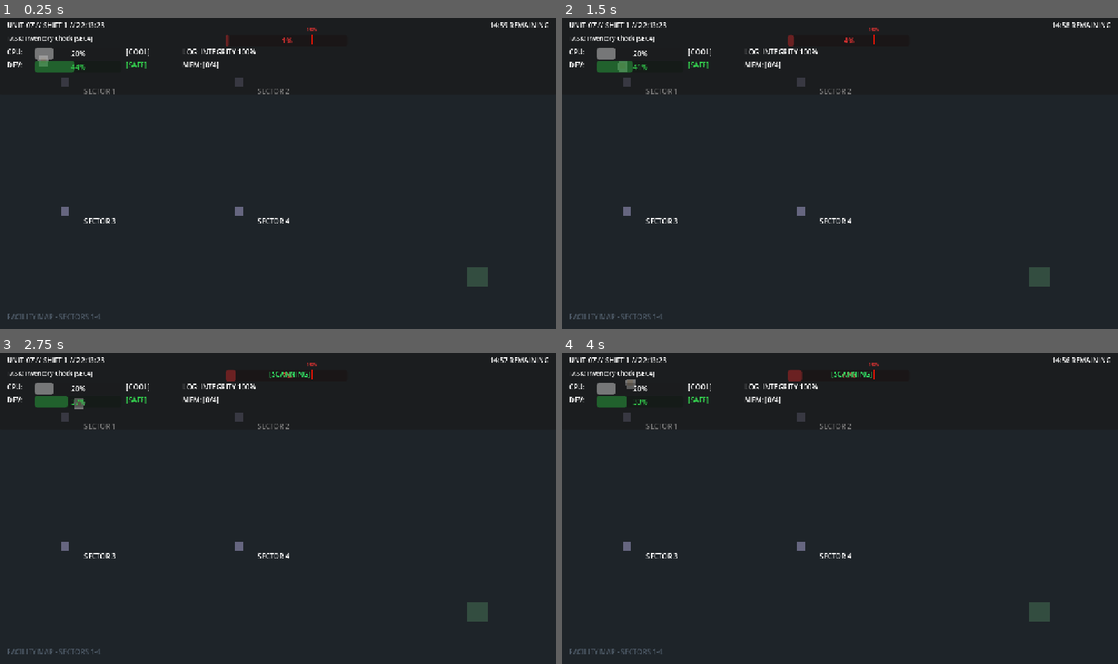
Above: before the commit, frames 1-4 (two rows, left to right).
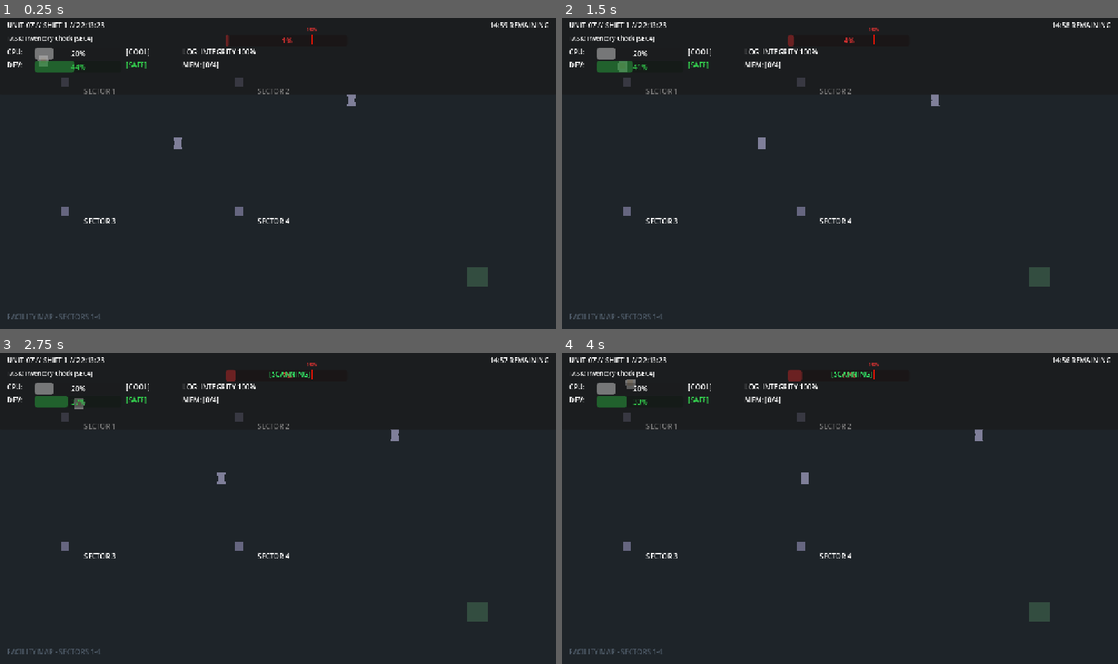
Above: after the commit, the same moments.

Repository: xuehaowen/Awakening
Game: Godot game, scene res://scenes/world/Facility.tscn
Two runs of this game, one before a commit and one after it. Both use one fixed random seed, a clock stepped at 60 frames per second and the inputs below.
Inputs:
- Up to frame 1 (0.25 s): no input
- Up to frame 2 (1.5 s): tap Enter at 0.5 s; hold D (move_right) 0.53-1.28 s; tap E (interact) at 0.6 s; hold S (move_down) from 1.28 s (still down); tap M (open_memory) at 1.35 s
- Up to frame 3 (2.75 s): release S (move_down) at 2.03 s; hold D (move_right) from 2.03 s (still down); hold Shift (override_decrypt) from 2.03 s (still down)
- Up to frame 4 (4 s): release D (move_right) at 2.78 s; release Shift (override_decrypt) at 2.78 s; hold W (move_up) 2.78-3.53 s; tap Ctrl (override_smooth) at 2.85 s; hold A (move_left) from 3.53 s (still down); tap 1 at 3.6 s

The runs differ from the first frame. In frame 1, 0.1% of the frame differs, in the area x 31-64%, y 24-43%; in frame 2, 0.1%; in frame 3, 0.1%; in frame 4, 0.1%.

Commit message:
Fix P1/P2 findings: restart reset, patrol paths, passive scan, followup chain
[P1] GameOverUI: reset all autoloads (Blackboard, MemoryPartition, AuditSystem,
DayManager, TruthLoopGenerator) before scene reload so runs start clean

[P2] NPCBase: guard _setup_patrol() to preserve pre-assigned patrol_points
from Facility.gd instead of overwriting them

[P2] PlayerController: move passive scan to 5s repeating tick using
get_overlapping_bodies(); pass source sector_id to generate_random_fragment()
so local scanning produces sector-relevant intel

[P2] TruthLoopUI: subscribe to followup_triggered; supervisor fake-safe
follow-up now generates and shows a second status_check query instead of
silently dropping the escalation chain

Diff:
--- a/autoloads/AuditSystem.gd
+++ b/autoloads/AuditSystem.gd
@@ -94,3 +94,8 @@
 		total_discrepancy += entry["discrepancy"]
 
 	return "Tasks: %d | Total Discrepancy: %.1fs" % [day_entries.size(), total_discrepancy]
+
+func reset() -> void:
+	task_log.clear()
+	audit_flags = 0
+	daily_flags = 0
--- a/autoloads/Blackboard.gd
+++ b/autoloads/Blackboard.gd
@@ -14,11 +14,8 @@
 var time_remaining: float = 0.0
 var current_phase: int = 0  # 0=CALIBRATION, 1=SHIFT, 2=PURGE, 3=UPGRADE
 
-# Memory
-var short_term_memory: Array[Dictionary] = []
-var hidden_partition: Array[Dictionary] = []
-var partition_capacity: int = 4  # Base 4 slots per feedback
-const MAX_SHORT_TERM: int = 8
+# Memory - delegated to MemoryPartition autoload for single source of truth
+# Use MemoryPartition.short_term and MemoryPartition.hidden instead
 
 # Audit
 var log_integrity: float = 100.0
@@ -70,38 +67,43 @@
 	else:
 		return "SENTIENT"
 
+# Memory functions - delegate to MemoryPartition for single source of truth
 func add_memory_fragment(fragment: Dictionary) -> bool:
-	if short_term_memory.size() >= MAX_SHORT_TERM:
-		return false
-	fragment["day_acquired"] = current_day
-	short_term_memory.append(fragment)
-	return true
+	return MemoryPartition.add_to_short_term(fragment)
 
 func commit_to_hidden(index: int) -> bool:
-	if index >= short_term_memory.size():
-		return false
-	if hidden_partition.size() >= partition_capacity:
-		return false
-
-	var fragment = short_term_memory[index]
-	hidden_partition.append(fragment)
-	short_term_memory.remove_at(index)
-	return true
+	return MemoryPartition.commit_to_hidden(index)
 
 func discard_from_hidden(index: int) -> void:
-	if index < hidden_partition.size():
-		hidden_partition.remove_at(index)
+	MemoryPartition.discard_from_hidden(index)
 
 func get_fragments_by_type(type: String) -> Array:
-	return hidden_partition.filter(func(f): return f.get("type", "") == type)
+	return MemoryPartition.get_fragments_by_type(type)
 
 func is_fragment_stale(fragment: Dictionary) -> bool:
-	if fragment.get("type", "") != "guard_schedule":
-		return false
-	return (current_day - fragment.get("day_acquired", 1)) > 2
+	return MemoryPartition.is_stale(fragment)
 
 func purge_short_term() -> void:
-	short_term_memory.clear()
+	MemoryPartition.purge_short_term()
+
+# Backwards compatibility properties
+var short_term_memory: Array[Dictionary]:
+	get:
+		return MemoryPartition.short_term
+	set(value):
+		MemoryPartition.short_term = value
+
+var hidden_partition: Array[Dictionary]:
+	get:
+		return MemoryPartition.hidden
+	set(value):
+		MemoryPartition.hidden = value
+
+var partition_capacity: int:
+	get:
+		return MemoryPartition.capacity
+	set(value):
+		MemoryPartition.capacity = value
 
 func start_day(day: int) -> void:
 	current_day = day
@@ -110,3 +112,14 @@
 func get_shift_duration() -> float:
 	# 900 - ((day-1) * 60): Day 1 = 900s, Day 2 = 840s, Day 3 = 780s
 	return 900.0 - float(current_day - 1) * 60.0
+
+func reset() -> void:
+	cpu_current = 20.0
+	deviation = 45.0
+	current_day = 1
+	shift_active = false
+	time_remaining = 0.0
+	current_phase = 0
+	log_integrity = 100.0
+	audit_flags = 0
+	escape_sector = -1
--- a/autoloads/DayManager.gd
+++ b/autoloads/DayManager.gd
@@ -58,6 +58,9 @@
 	shift_timer = Blackboard.get_shift_duration()
 	Blackboard.time_remaining = shift_timer
 	Blackboard.current_phase = 1
+
+	# Start the day (emits day_started signal)
+	Blackboard.start_day(Blackboard.current_day)
 
 	# Generate tasks for the day
 	TaskManager.generate_day_tasks(Blackboard.current_day)
@@ -131,3 +134,10 @@
 
 func is_playing() -> bool:
 	return current_phase == DayPhase.SHIFT
+
+func reset() -> void:
+	current_phase = DayPhase.CALIBRATION
+	shift_timer = 0.0
+	purge_timer = 0.0
+	if is_instance_valid(phase_timer):
+		phase_timer.stop()
--- a/autoloads/MemoryPartition.gd
+++ b/autoloads/MemoryPartition.gd
@@ -132,3 +132,8 @@
 	template["day_acquired"] = Blackboard.current_day
 
 	return template
+
+func reset() -> void:
+	short_term.clear()
+	hidden.clear()
+	capacity = 4
--- a/scripts/npc/NPCBase.gd
+++ b/scripts/npc/NPCBase.gd
@@ -9,7 +9,7 @@
 @export var audit_frequency: float = 0.5
 @export var move_speed: float = 40.0
 
-@onready var sprite: Sprite2D = $Sprite2D
+@onready var sprite: Polygon2D = $Sprite2D
 @onready var observation_area: Area2D = $ObservationArea
 @onready var query_timer: Timer = $QueryTimer
 
@@ -47,7 +47,9 @@
 			_do_query()
 
 func _setup_patrol():
-	# Generate simple patrol path around spawn area
+	# Only generate a default path if one wasn't pre-assigned (e.g. from Facility.gd)
+	if not patrol_points.is_empty():
+		return
 	var start_pos = global_position
 	patrol_points = [
 		start_pos + Vector2(100, 0),
@@ -126,7 +128,7 @@
 	var task = TaskManager.get_current_task()
 	if task.is_empty():
 		gain += 2.0 * delta
-	elif task.get("sector", 0) != _get_current_sector():
+	elif task.get("sector", 0) != _get_current_sector(player_ref.global_position):
 		gain += 1.0 * delta
 
 	# Check for loitering
@@ -136,10 +138,10 @@
 	if gain > 0:
 		_add_suspicion(gain)
 
-func _get_current_sector() -> int:
+func _get_current_sector(pos: Vector2 = global_position) -> int:
 	# Simple sector calculation based on position
-	var x = floor(global_position.x / 300)
-	var y = floor(global_position.y / 300)
+	var x = floor(pos.x / 300)
+	var y = floor(pos.y / 300)
 	return (abs(x + y) % 4) + 1
 
 func _trigger_query() -> void:
@@ -151,9 +153,12 @@
 	Blackboard.truth_loop_requested.emit(query)
 	query_triggered.emit(self, query)
 
-	# Pause NPC while query is active
+	# Pause NPC while query is active - with timeout to prevent soft-lock
+	var timeout_timer = get_tree().create_timer(15.0)
 	await Blackboard.truth_loop_completed
-	state = NPCState.WATCHING
+
+	if state == NPCState.QUERY:  # Only change if still in QUERY (not already changed by timeout)
+		state = NPCState.WATCHING
 
 func _check_suspicion_thresholds() -> void:
 	if suspicion_score >= 86.0:
@@ -172,9 +177,9 @@
 		suspicion_changed.emit(suspicion_score)
 
 func _update_facing(dir: Vector2) -> void:
-	# Simple facing update
+	# Simple facing update - Polygon2D uses scale.x instead of flip_h
 	if abs(dir.x) > abs(dir.y):
-		sprite.flip_h = dir.x < 0
+		sprite.scale.x = -1.0 if dir.x < 0 else 1.0
 
 func _on_observation_area_entered(body: Node) -> void:
 	if body.is_in_group("player"):
--- a/scripts/player/PlayerController.gd
+++ b/scripts/player/PlayerController.gd
@@ -25,6 +25,10 @@
 var jitter_active: bool = false
 var jitter_intensity: float = 0.0
 
+# Passive scan timer
+var scan_tick_timer: float = 0.0
+const SCAN_TICK_INTERVAL: float = 5.0  # Roll for intel every 5s while scan is on
+
 func _ready():
 	add_to_group("player")
 
@@ -46,6 +50,7 @@
 	_update_movement(delta)
 	_update_jitter(delta)
 	_update_animation()
+	_update_scan_tick(delta)
 
 func _handle_input() -> void:
 	if not DayManager.is_playing():
@@ -150,6 +155,10 @@
 	var result = TaskManager.complete_current_task()
 	print("Task completed: ", result)
 
+	# Apply deviation delta from task completion (Goldilocks scoring)
+	if result.has("deviation_delta") and result["deviation_delta"] != 0:
+		Blackboard.add_deviation(result["deviation_delta"], result.get("reason", "task_completion"))
+
 	# Show floating text
 	_show_floating_text(result["reason"], result["deviation_delta"])
 
@@ -169,7 +178,7 @@
 		deviation_tracker._on_npc_exited_range(body)
 
 func _on_scan_area_entered(body: Node) -> void:
-	# Check if we can gather intel from this
+	# Initial roll when entering range
 	if body.is_in_group("intel_source"):
 		if cpu_manager.overrides_active["passive_scan"]:
 			_attempt_gather_intel(body)
@@ -177,10 +186,23 @@
 func _on_scan_area_exited(_body: Node) -> void:
 	pass
 
+func _update_scan_tick(delta: float) -> void:
+	if not cpu_manager.overrides_active["passive_scan"]:
+		scan_tick_timer = 0.0
+		return
+	scan_tick_timer += delta
+	if scan_tick_timer >= SCAN_TICK_INTERVAL:
+		scan_tick_timer = 0.0
+		for body in scan_area.get_overlapping_bodies():
+			if body.is_in_group("intel_source"):
+				_attempt_gather_intel(body)
+				break  # One roll per tick
+
 func _attempt_gather_intel(source: Node) -> void:
-	# Roll for intel fragment
+	# Use the source's sector if available, otherwise random
+	var preferred_sector = source.get("sector_id") if source.get("sector_id") != null else -1
 	if randf() < 0.3:  # 30% chance per scan tick
-		var fragment = MemoryPartition.generate_random_fragment()
+		var fragment = MemoryPartition.generate_random_fragment("", preferred_sector)
 		if MemoryPartition.add_to_short_term(fragment):
 			print("Intel acquired: ", fragment["type"], " for Sector ", fragment.get("sector", "?"))
 
--- a/scripts/ui/GameOverUI.gd
+++ b/scripts/ui/GameOverUI.gd
@@ -28,4 +28,10 @@
 
 func _restart_game() -> void:
 	get_tree().paused = false
+	# Reset all autoload state so a new run starts clean
+	Blackboard.reset()
+	MemoryPartition.reset()
+	AuditSystem.reset()
+	DayManager.reset()
+	TruthLoopGenerator.clear_query()
 	get_tree().reload_current_scene()
--- a/scripts/ui/TruthLoopUI.gd
+++ b/scripts/ui/TruthLoopUI.gd
@@ -15,8 +15,9 @@
 	# Connect to Blackboard
 	Blackboard.truth_loop_requested.connect(_show_query)
 
-	# Connect to TruthLoopGenerator for context mismatch feedback
+	# Connect to TruthLoopGenerator signals
 	TruthLoopGenerator.context_mismatch_triggered.connect(_on_context_mismatch)
+	TruthLoopGenerator.followup_triggered.connect(_on_followup_triggered)
 
 	# Hide initially
 	panel.hide()
@@ -112,15 +113,18 @@
 	selected_index = index
 	var response = TruthLoopGenerator.select_response(index, decrypt_active)
 
-	# Unpause
-	get_tree().paused = false
-
-	# Hide panel
-	panel.hide()
-
-	# Signal completion
-	var risk = response.get("risk", 0) if response else 0
-	Blackboard.truth_loop_completed.emit(risk)
+	# If a follow-up is being triggered, don't complete yet — wait for followup_triggered
+	# The followup_triggered signal handler will show the next query or close
+	if not TruthLoopGenerator.followup_mode:
+		# No follow-up: close panel and complete
+		get_tree().paused = false
+		panel.hide()
+		var risk = response.get("risk", 0) if response else 0
+		Blackboard.truth_loop_completed.emit(risk)
+	else:
+		# Follow-up pending: keep paused, context_mismatch will display, then followup_triggered fires
+		var risk = response.get("risk", 0) if response else 0
+		Blackboard.truth_loop_completed.emit(risk)
 
 func _timeout_silence() -> void:
 	TruthLoopGenerator.timeout_silence()
@@ -131,11 +135,25 @@
 
 	Blackboard.truth_loop_completed.emit(30)
 
-func _on_context_mismatch(npc_type: String, reason: String) -> void:
+func _on_context_mismatch(_npc_type: String, _reason: String) -> void:
 	# Show feedback label with CONTEXT_MISMATCH warning
 	prompt_label.text += "\n\n[CONTEXT_MISMATCH] Response incongruent with unit operational parameters."
 	prompt_label.modulate = Color(0.9, 0.3, 0.3)
 
+	# Disable all response buttons to prevent double-submit
+	for btn in responses_container.get_children():
+		btn.disabled = true
+
 	# Keep panel visible briefly to show the feedback
 	await get_tree().create_timer(1.5).timeout
+
+	# Hide panel and cleanup — followup_triggered will re-open if needed
+	panel.hide()
 	prompt_label.modulate = Color.WHITE
+
+func _on_followup_triggered(npc: Node) -> void:
+	# Supervisor fires a follow-up query after catching a fake-safe response
+	# Give a brief pause before re-interrogating
+	await get_tree().create_timer(0.5).timeout
+	var followup_query = TruthLoopGenerator.generate(npc, "status_check")
+	_show_query(followup_query)
